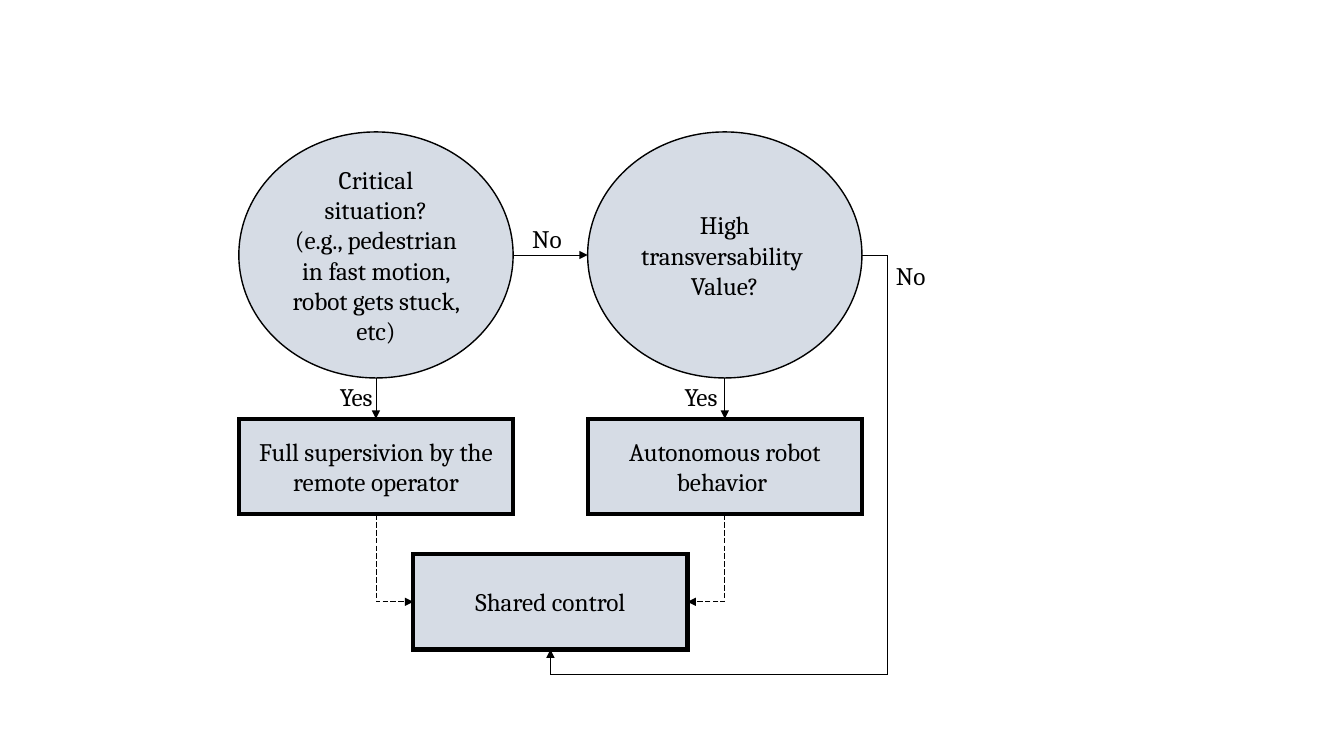
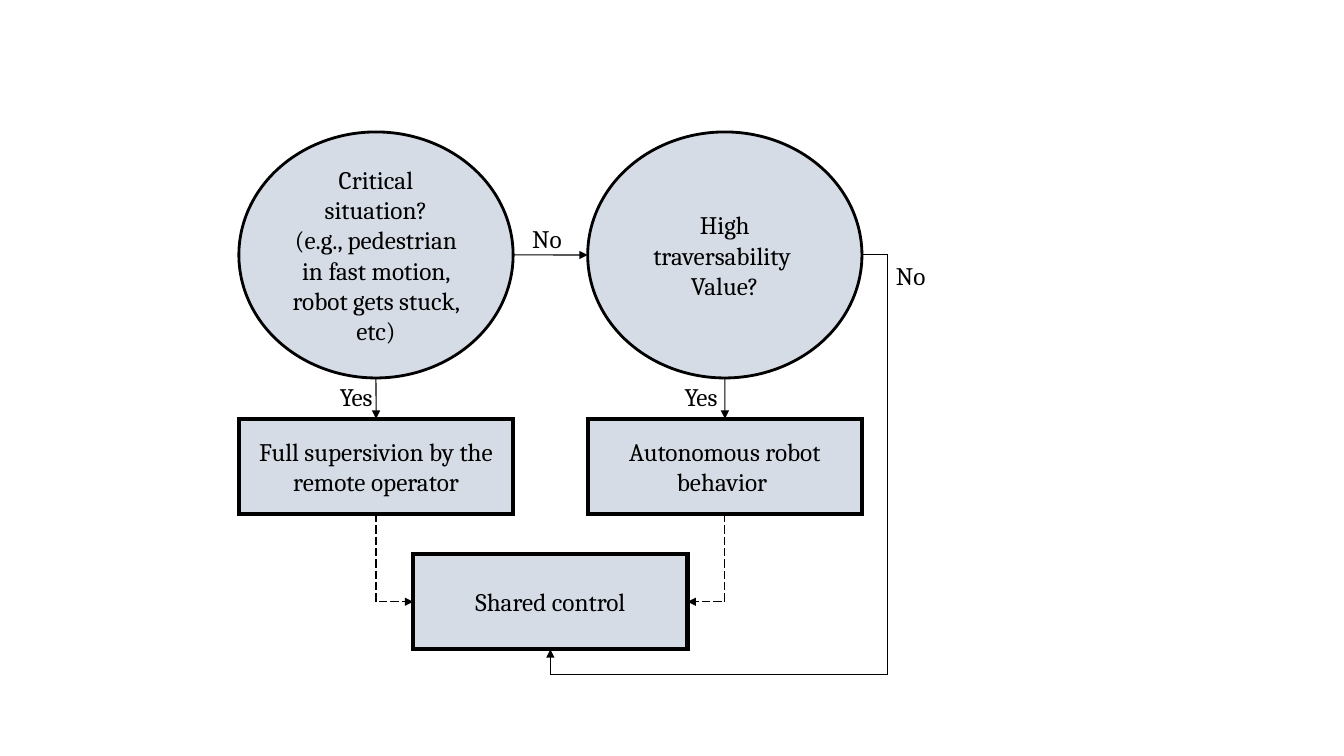
Before and after one commit to TKL01/IEEE-Telepresence-Draft, a slide deck: slide 3 of images/teleoperation.pptx. Drawn at 1344x756 pixels with LibreOffice and Linux fonts; fonts in the diff are those of the drawing. Boxes give left, top, right and bottom in pixels: in the first picture for what was removed or moved away, otherwise in the second. Text is boxed around its words. In the diff, an @@ line names an element or a change of style, - is before the commit and + after.

```diff
--- a/images/teleoperation.pptx
+++ b/images/teleoperation.pptx
@@ ellipse "Critical situation?" at box(239, 132, 513, 378): outline #000000 1 pt to #000000 2 pt @@
@@ ellipse "High traversability" at box(588, 132, 862, 378): outline #000000 1 pt to #000000 2 pt @@
@@ text in ellipse at box(653, 216, 790, 271): text changed @@
-High transversability
+High traversability
@@ arrow removed from (513, 255) to (588, 255) @@
@@ freeform shape added at box(513, 255, 588, 255), outline #000000 0.75 pt @@
@@ elbow arrow (862, 255) - (551, 649): stroke #000000 0.5 pt to #000000 0.75 pt @@
@@ arrow removed from (376, 378) to (376, 418) @@
@@ freeform shape added at box(376, 378, 376, 418), outline #000000 0.75 pt @@
@@ arrow removed from (725, 378) to (725, 418) @@
@@ freeform shape added at box(725, 378, 725, 418), outline #000000 0.75 pt @@
@@ elbow arrow (376, 514) - (413, 602): stroke #000000 0.5 pt dashed to #000000 0.75 pt dashed @@
@@ elbow arrow (725, 514) - (688, 602): stroke #000000 0.5 pt dashed to #000000 0.75 pt dashed @@
```
Also in this commit, not shown: 2 other slides changed, 7 other files.
